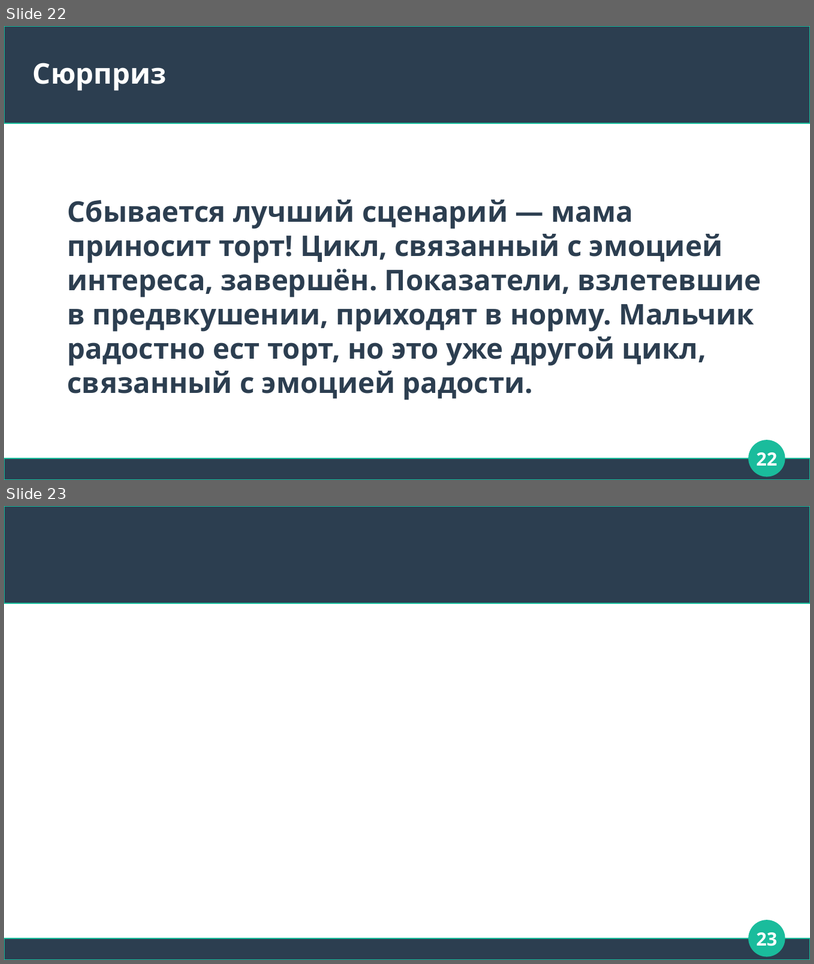
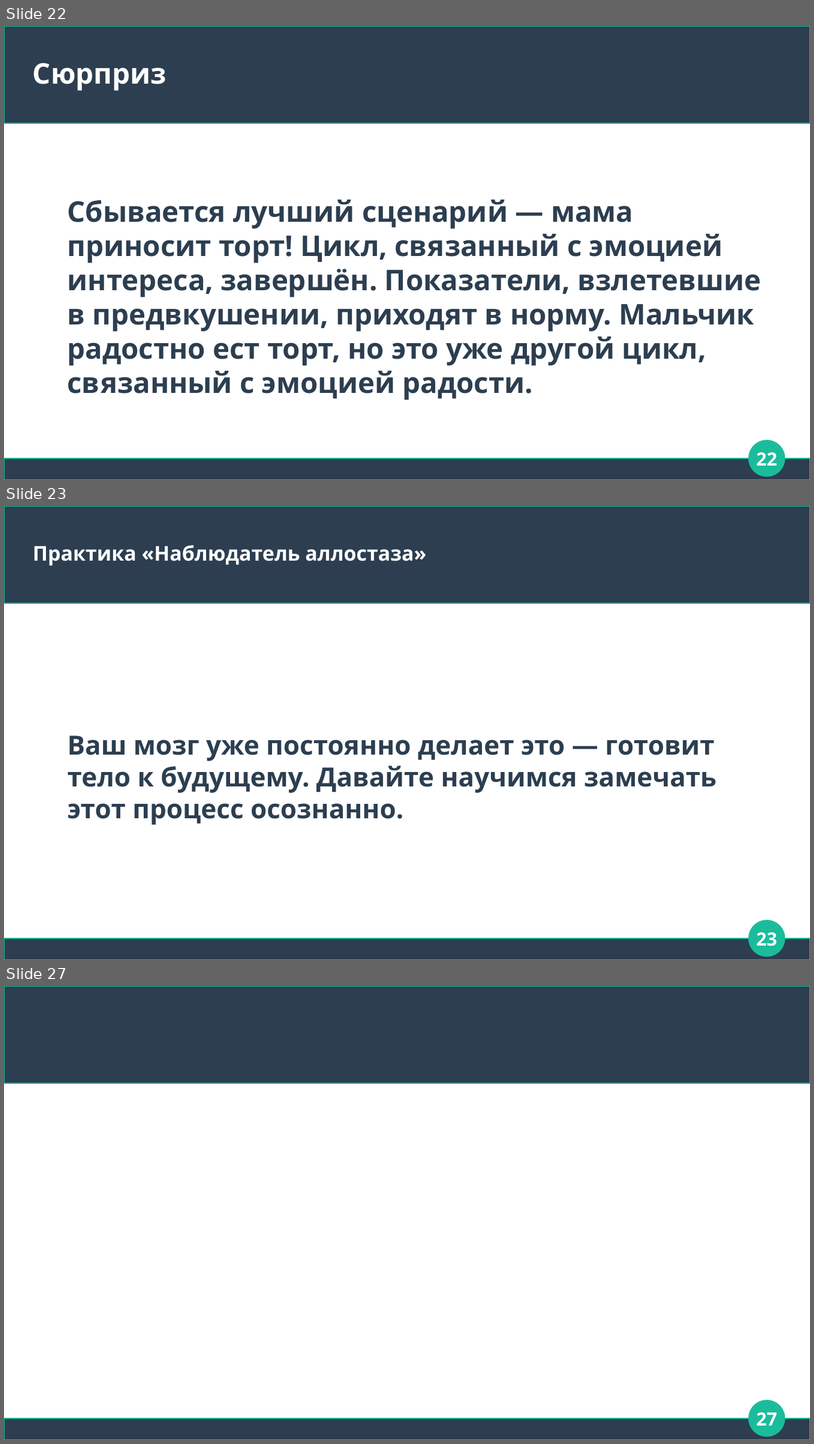
Before and after one commit to Chularev/articles, a slide deck: Psychology/4. аллостаз.odp. Shown one above the other, each under a label of ours: slides 22 and 23 before the commit, slides 22, 23 and 27 after it; the slides between them are not shown. The pictures are 814x964 and 814x1444 pixels, drawn with LibreOffice and Linux fonts; fonts in the diff are those of the drawing. Boxes give left, top, right and bottom in pixels: in the first picture for what was removed or moved away, otherwise in the second. Text is boxed around its words. In the diff, an @@ line names an element or a change of style, - is before the commit and + after.

```diff
--- a/Psychology/4. аллостаз.odp
+++ b/Psychology/4. аллостаз.odp
@@ slide 23 added at (4,506,810,960), background #FFFFFF; not listed: 3 template elements that a slide beside it also shows @@
@@ title added at (33,545,426,565), 20 pt, text #FFFFFF, bold @@
+Практика «Наблюдатель аллостаза»
@@ text added at (68,735,717,825), 26 pt, text #2C3E50, bold @@
+Ваш мозг уже постоянно делает это — готовит тело к будущему. Давайте научимся замечать этот процесс осознанно.
@@ page number added at (756,932,777,946), 18 pt, text #FFFFFF, bold @@
+23
@@ what was slide 23 is now slide 27 @@
@@ page number at (756,1412,777,1425): text changed @@
-23
+27
```
Also in this commit, not shown: 3 other slides added.
